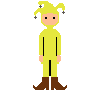
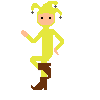
Comparing the layer stacks of the two 100px x 100px images. Changes:
added layer "Object #3" above "Object #2" over bbox(21, 1, 64, 90)
hid "Object #1", opacity 100% → 48% over bbox(33, 1, 67, 90)
